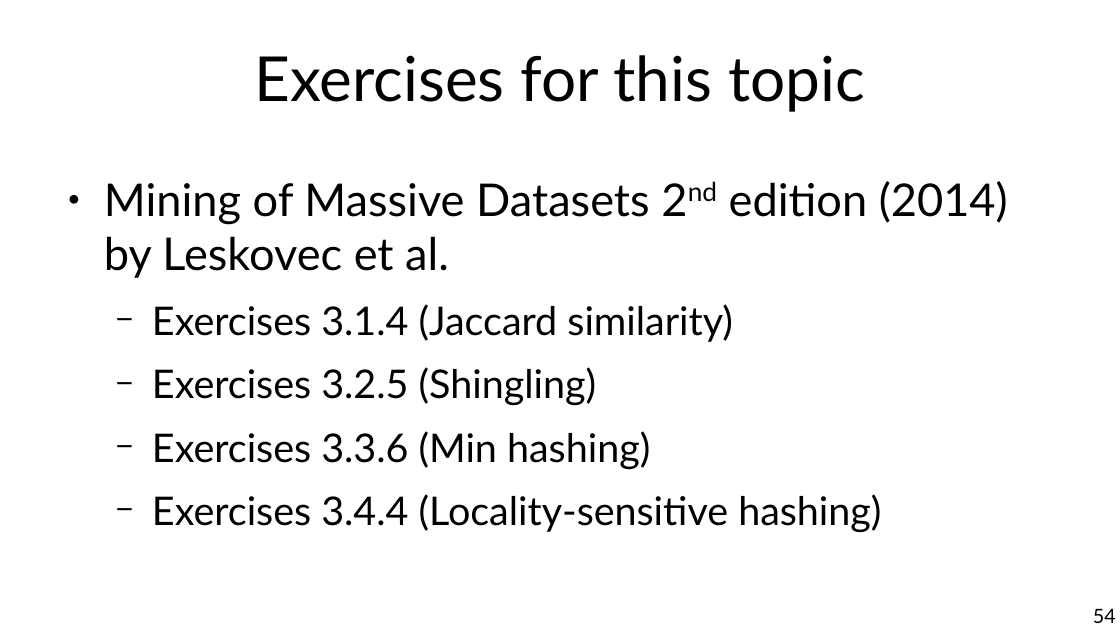
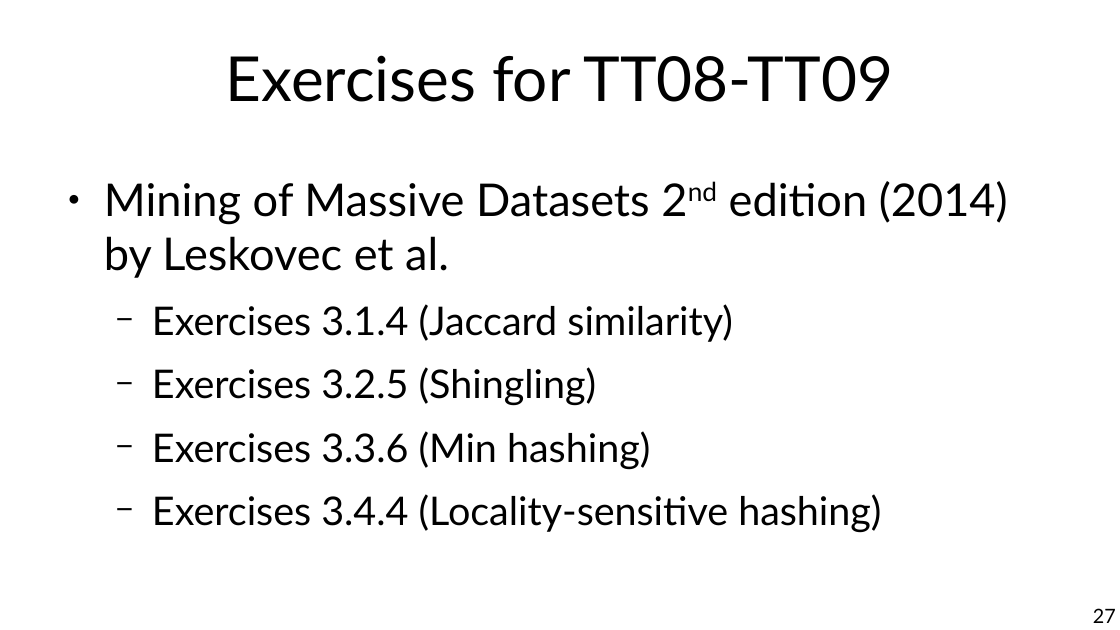
Before and after one commit to chatox/data-mining-course, a slide deck: slide 27 of theory/tt09_locality_sensitive_hashing.odp (slide 54 before the commit). Drawn at 1120x630 pixels with LibreOffice and Linux fonts; fonts in the diff are those of the drawing. Boxes give left, top, right and bottom in pixels: in the first picture for what was removed or moved away, otherwise in the second. Text is boxed around its words. In the diff, an @@ line names an element or a change of style, - is before the commit and + after.

```diff
--- a/theory/tt09_locality_sensitive_hashing.odp
+++ b/theory/tt09_locality_sensitive_hashing.odp
@@ title at (226, 55, 893, 102): text changed @@
-Exercises for this topic
+Exercises for TT08-TT09
@@ page number at (1093, 608, 1116, 623): text changed @@
-54
+27
```
Also in this commit, not shown: 2 other slides changed, 27 slides removed, 1 other file.
